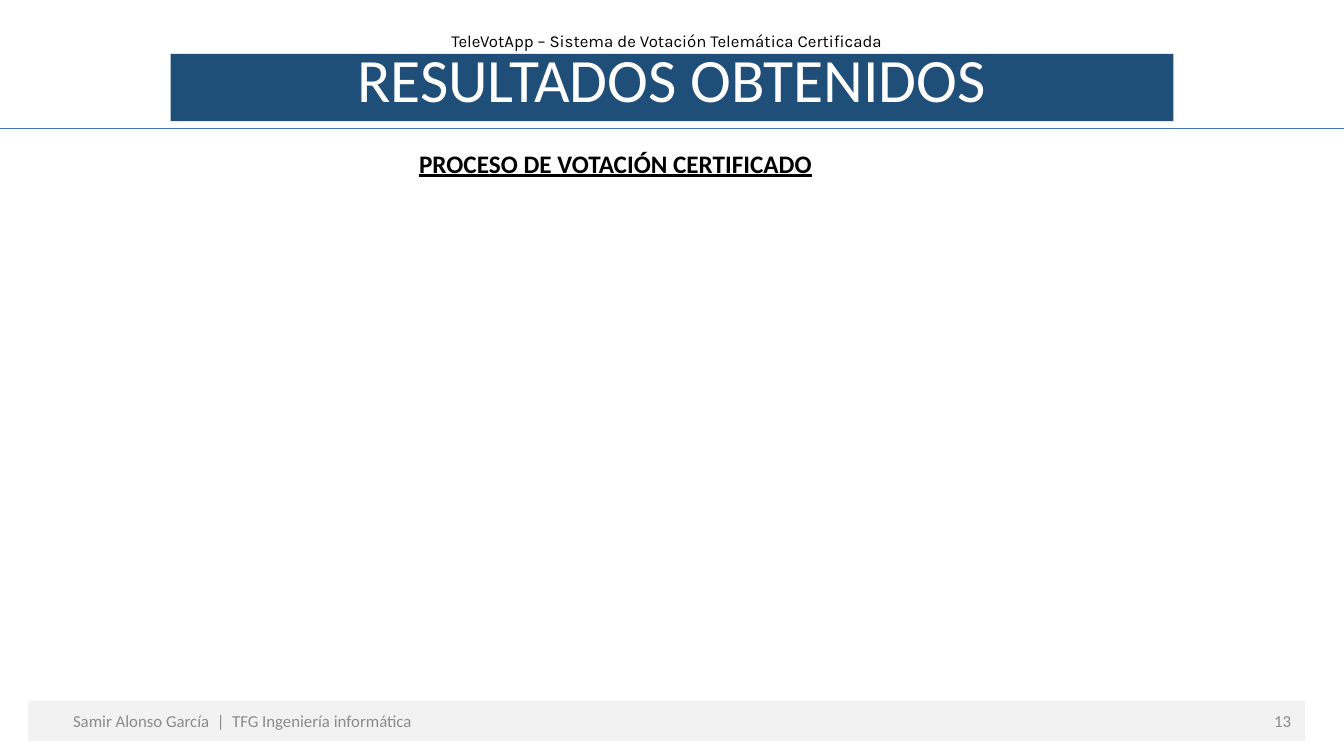
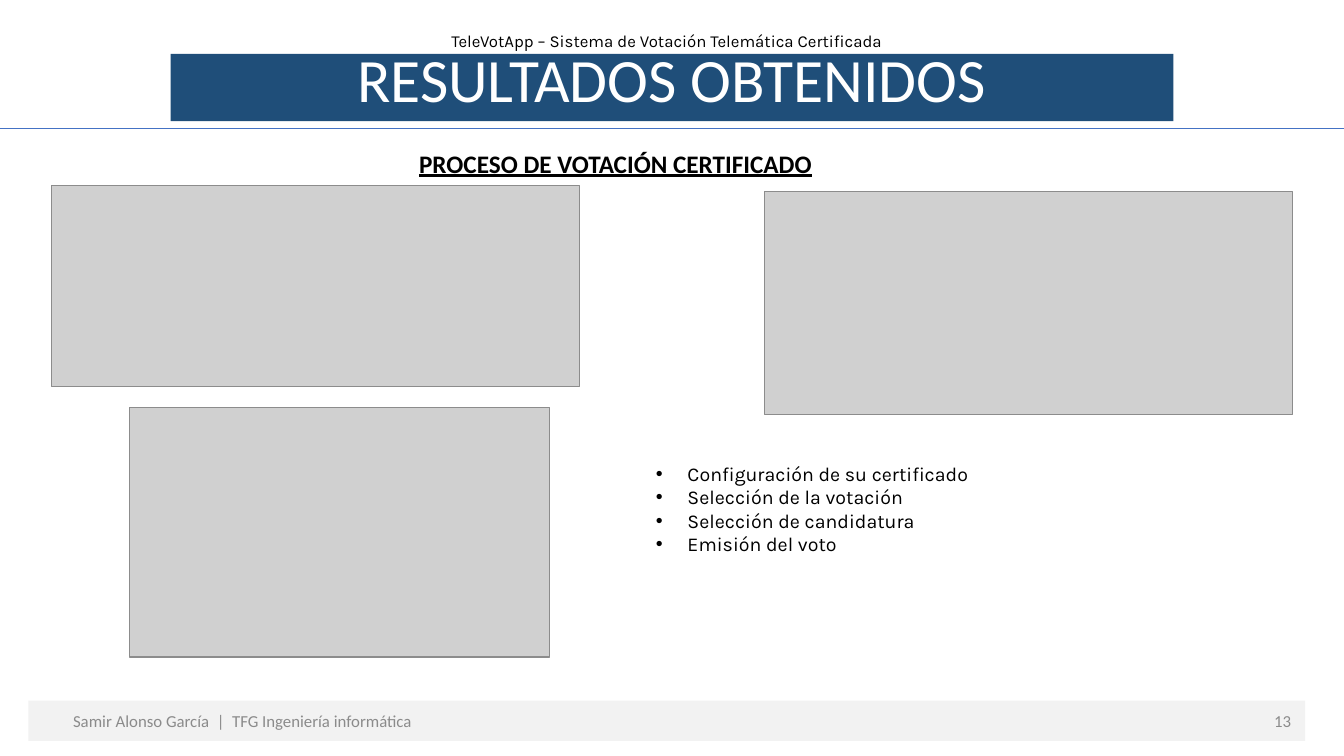
Before and after one commit to SamirAlonsoGarcia/TeleVotApp, a slide deck: slide 13 of DocumentosTFG/PresentaciónTFG.pptx. Drawn at 1344x756 pixels with LibreOffice and Linux fonts; fonts in the diff are those of the drawing; grey boxes stand for pictures. Boxes give left, top, right and bottom in pixels: in the first picture for what was removed or moved away, otherwise in the second. Text is boxed around its words. In the diff, an @@ line names an element or a change of style, - is before the commit and + after.

```diff
--- a/DocumentosTFG/PresentaciónTFG.pptx
+++ b/DocumentosTFG/PresentaciónTFG.pptx
@@ picture added at (51, 186, 580, 387) @@
@@ picture added at (764, 192, 1293, 414) @@
@@ picture added at (130, 407, 551, 657) @@
@@ text added at (687, 466, 968, 552), 14 pt, text #000000 @@
+• Configuración de su certificado
+• Selección de la votación
+• Selección de candidatura
+• Emisión del voto
```
Also in this commit, not shown: 1 other slide changed, 21 other files.
